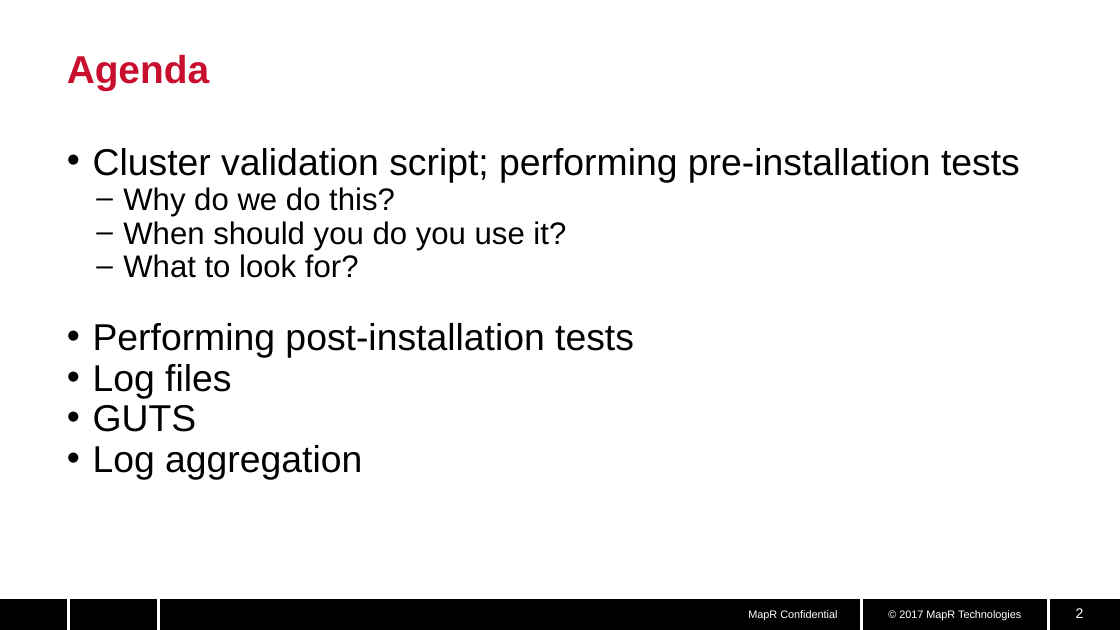
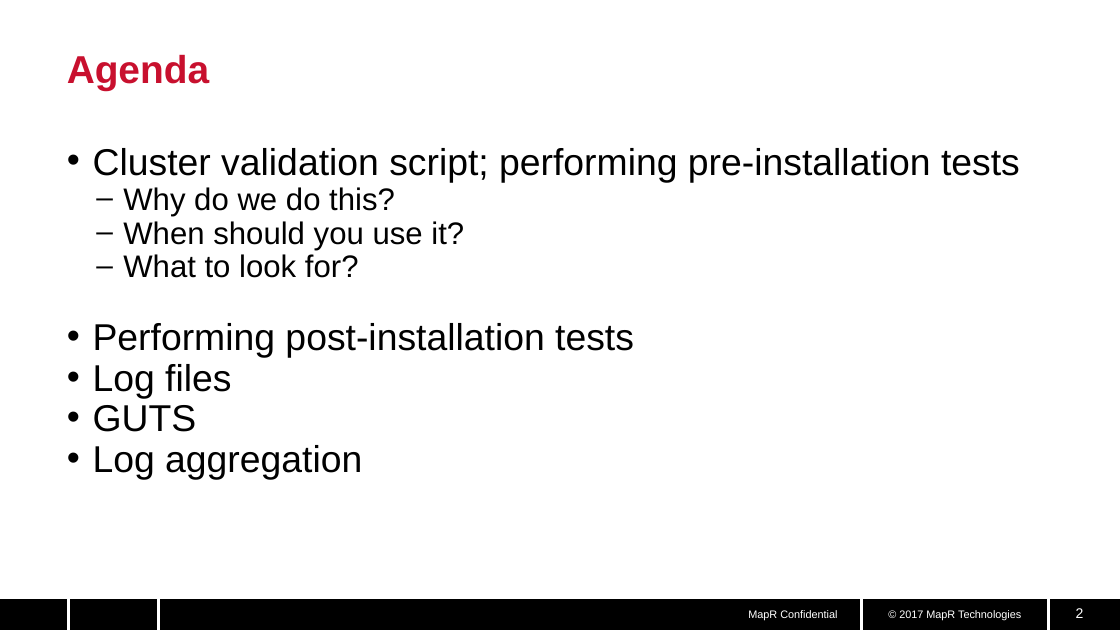
Before and after one commit to corersky/trainings, a slide deck: slide 2 of slides/Cluster validation.pptx. Drawn at 1120x630 pixels with LibreOffice and Linux fonts; fonts in the diff are those of the drawing; background and template pictures are left out. Boxes give left, top, right and bottom in pixels: in the first picture for what was removed or moved away, otherwise in the second. Text is boxed around its words. In the diff, an @@ line names an element or a change of style, - is before the commit and + after.

```diff
--- a/slides/Cluster validation.pptx
+++ b/slides/Cluster validation.pptx
@@ text at (123,221,464,250): text changed @@
-  – When should you do you use it?
+  – When should you use it?
```
Also in this commit, not shown: 4 other slides changed.
